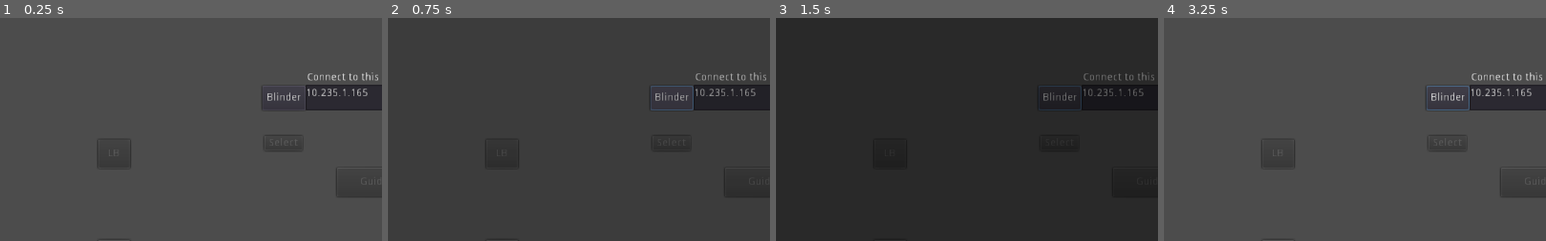
Above: before the commit, frames 1-4 (left to right).
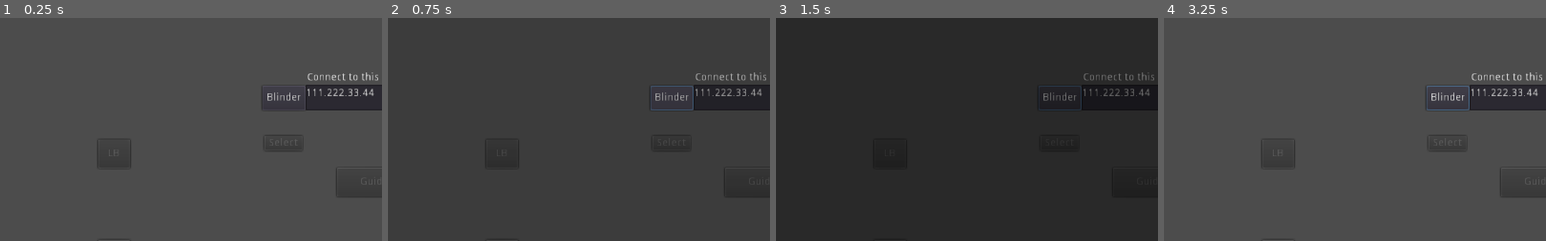
Above: after the commit, the same moments.

Repository: iSlammedMyKindle/godotGem
Game: Godot game, scene res://Main.tscn
The game is run twice, just before and just after one commit, with the same random seed, the same clock (stepped at 60 frames per second) and the same inputs.
Inputs:
- Up to frame 1 (0.25 s): no input
- Up to frame 2 (0.75 s): click "Blinder" at 0.5 s
- Up to frame 3 (1.5 s): click "Blinder" at 1.25 s
- Up to frame 4 (3.25 s): click "Blinder" at 2 s; click "Connect!" at 2.75 s
The pictures show only the part of the screen within x 1-51%, y 0-50%; the shares and areas given below are measured in that part.

The runs differ from the first frame. In frame 1, 0.3% of the frame differs, in the area x 81-98%, y 31-36%; in frame 2, 0.3%; in frame 3, 0.2%; in frame 4, 0.3%.

Commit message:
The local ip address of the user is saved so they can connect faster for next time

Diff:
--- a/client/Main.gd
+++ b/client/Main.gd
@@ -2,6 +2,7 @@
 
 var client = WebSocketClient.new()
 var connected = false
+var config = ConfigFile.new()
 
 # This list is under the mercy of ViGEm. The buttons are sorted out here based on it's indexing, *not* godot's
 var evtList = {
@@ -41,10 +42,16 @@
 	# client.connect("connection_error", self, "_closed")
 	# client.connect("connection_closed", self, "_closed")
 
+	# Load the config file:
+	var err = config.load("user://godotGem.cfg")
+	if err == OK:
+		$urlToConnect.text = config.get_value("general","ip")
+
 # Called every frame. 'delta' is the elapsed time since the previous frame.
 func _process(_delta):
 	client.poll()
 
+# Responsible for joysticks and trigger inputs
 func _physics_process(_delta):
 	if not connected: return
 
@@ -82,6 +89,8 @@
 func _connected(_proto = ""):
 	connected = true
 	$connectionStatus.text = "connected to "+$urlToConnect.text;
+	config.set_value("general", "ip", $urlToConnect.text)
+	config.save("user://godotGem.cfg")
 
 func _on_data():
 	#So far this is for rumble data only. First index of the array is target controller, second is small motor, and third is the large motor
--- a/client/Main.tscn
+++ b/client/Main.tscn
@@ -40,7 +40,7 @@
 margin_top = 90.0
 margin_right = 604.0
 margin_bottom = 124.0
-text = "10.235.1.165"
+text = "111.222.33.44"
 
 [node name="connectionStatus" type="Label" parent="."]
 margin_left = 423.0
